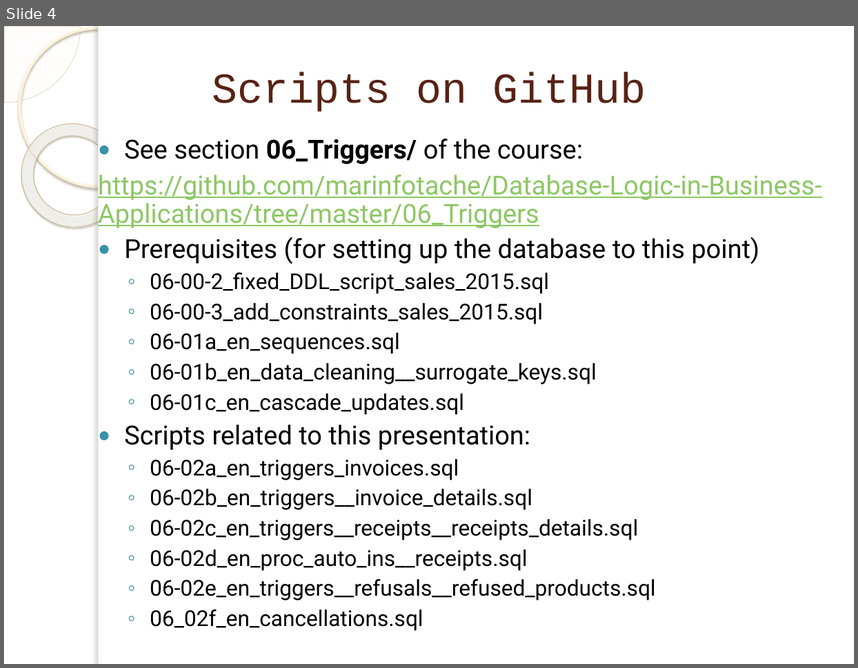
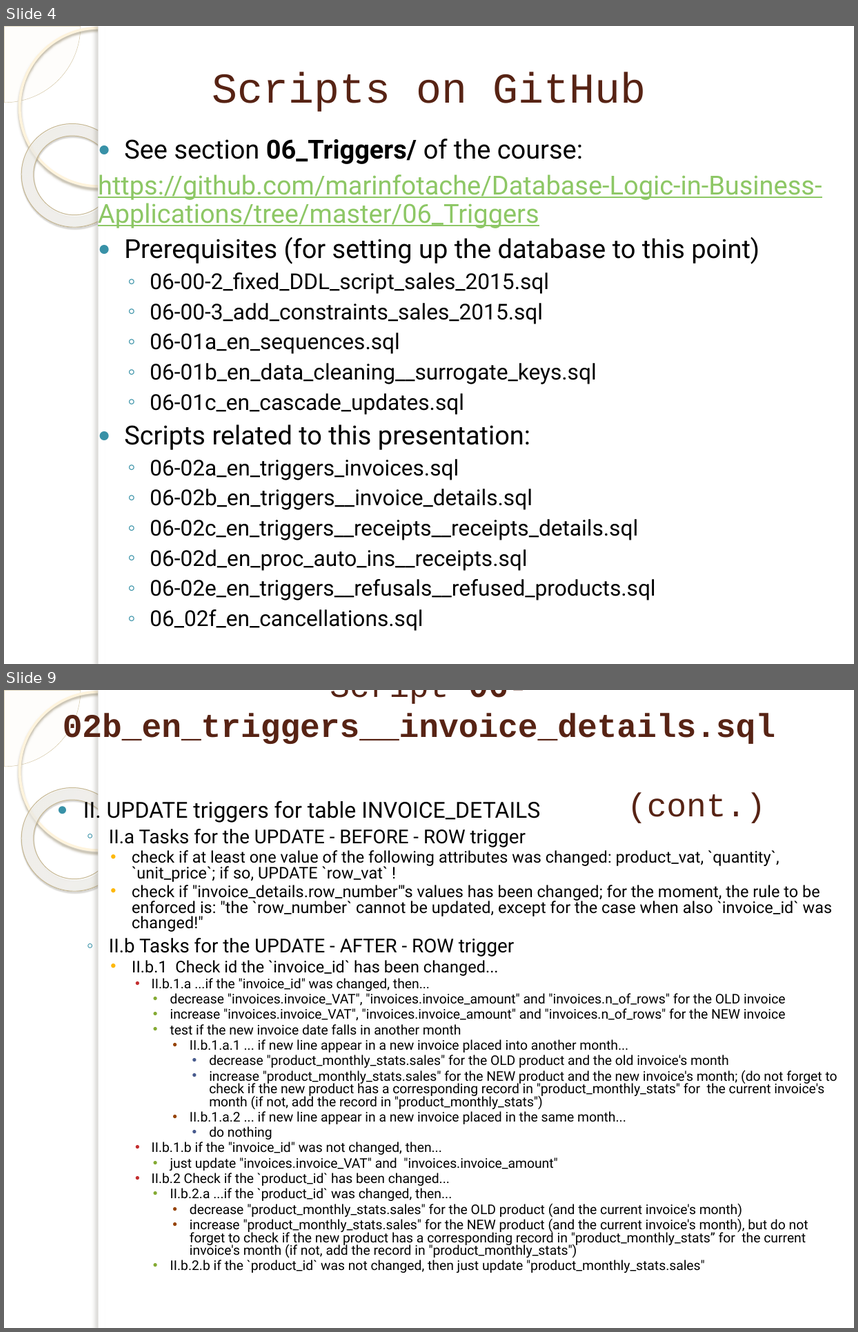
Before and after one commit to marinfotache/Database-Logic-in-Business-Applications, a slide deck: 06_Triggers/06-02_en_Triggers - part 2.pptx. Shown one above the other, each under a label of ours: slide 4 before the commit, slides 4 and 9 after it; the slides between them are not shown. The pictures are 858x668 and 858x1332 pixels, drawn with LibreOffice and Linux fonts; fonts in the diff are those of the drawing; background and template pictures are left out. Boxes give left, top, right and bottom in pixels: in the first picture for what was removed or moved away, otherwise in the second. Text is boxed around its words. In the diff, an @@ line names an element or a change of style, - is before the commit and + after.

```diff
--- a/06_Triggers/06-02_en_Triggers - part 2.pptx
+++ b/06_Triggers/06-02_en_Triggers - part 2.pptx
@@ slide 9 added at bbox=[4, 690, 854, 1328], background picture (left out); not listed: 5 template elements that a slide beside it also shows @@
@@ title added at bbox=[63, 690, 775, 823], 28 pt, text #572314, bold @@
+Script 06-02b_en_triggers__invoice_details.sql
+(cont.)
@@ text added at bbox=[83, 800, 838, 1272], 11.2 pt, text #000000 @@
+● II. UPDATE triggers for table INVOICE_DETAILS
+  ◦ II.a Tasks for the UPDATE - BEFORE - ROW trigger
+    • check if at least one value of the following attributes was changed: product_vat, `quantity`, `unit_price`; if so, UPDATE `row_vat` !
+    • check if "invoice_details.row_number"'s values has been changed; for the moment, the rule to be enforced is: "the `row_number` cannot be updated, except for the case when also `invoice_id` was changed!"
+  ◦ II.b Tasks for the UPDATE - AFTER - ROW trigger
+    • II.b.1 Check id the `invoice_id` has been changed...
+      • II.b.1.a ...if the "invoice_id" was changed, then...
+        • decrease "invoices.invoice_VAT", "invoices.invoice_amount" and "invoices.n_of_rows" for the OLD invoice
+        • increase "invoices.invoice_VAT", "invoices.invoice_amount" and "invoices.n_of_rows" for the NEW invoice
+        • test if the new invoice date falls in another month
+          • II.b.1.a.1 ... if new line appear in a new invoice placed into another month...
+            • decrease "product_monthly_stats.sales" for the OLD product and the old invoice's month
+            • increase "product_monthly_stats.sales" for the NEW product and the new invoice's month; (do not forget to check if the new product has a corresponding record in "product_monthly_stats" for the current invoice's month (if not, add the record in "product_monthly_stats")
+          • II.b.1.a.2 ... if new line appear in a new invoice placed in the same month...
+            • do nothing
+      • II.b.1.b if the "invoice_id" was not changed, then...
+        • just update "invoices.invoice_VAT" and "invoices.invoice_amount"
+      • II.b.2 Check if the `product_id` has been changed...
+        • II.b.2.a ...if the `product_id` was changed, then...
+          • decrease "product_monthly_stats.sales" for the OLD product (and the current invoice's month)
+          • increase "product_monthly_stats.sales" for the NEW product (and the current invoice's month), but do not forget to check if the new product has a corresponding record in "product_monthly_stats” for the current invoice's month (if not, add the record in "product_monthly_stats")
+        • II.b.2.b if the `product_id` was not changed, then just update "product_monthly_stats.sales"
```
Also in this commit, not shown: 2 slides changed, 4 other slides added, 2 other files.
